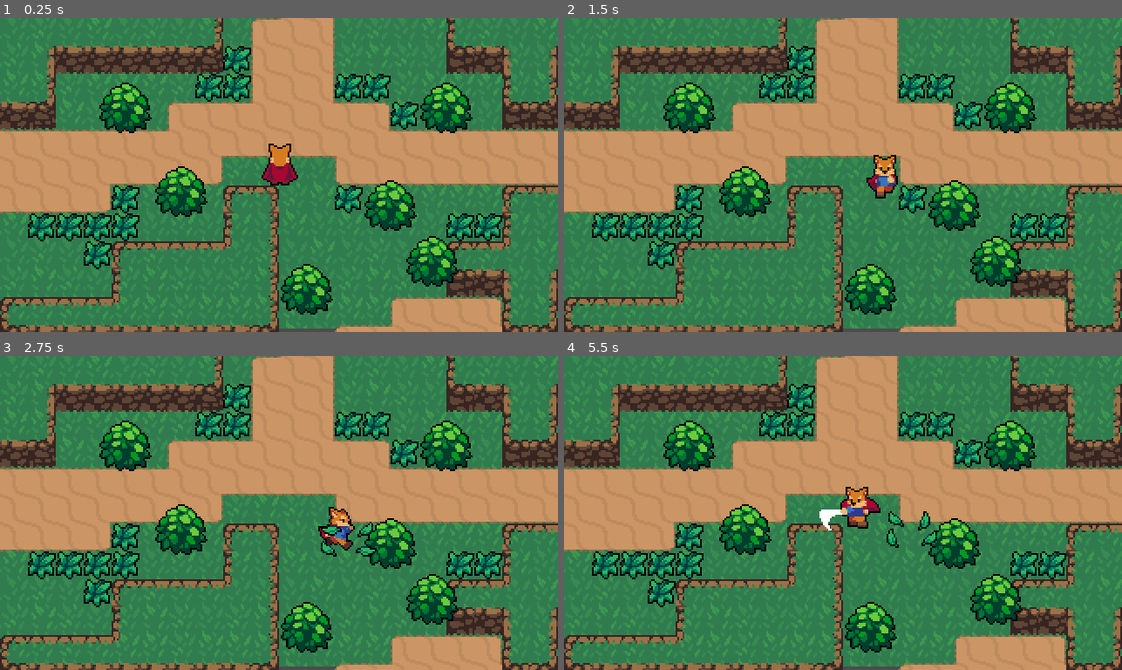
Above: before the commit, frames 1-4 (two rows, left to right).
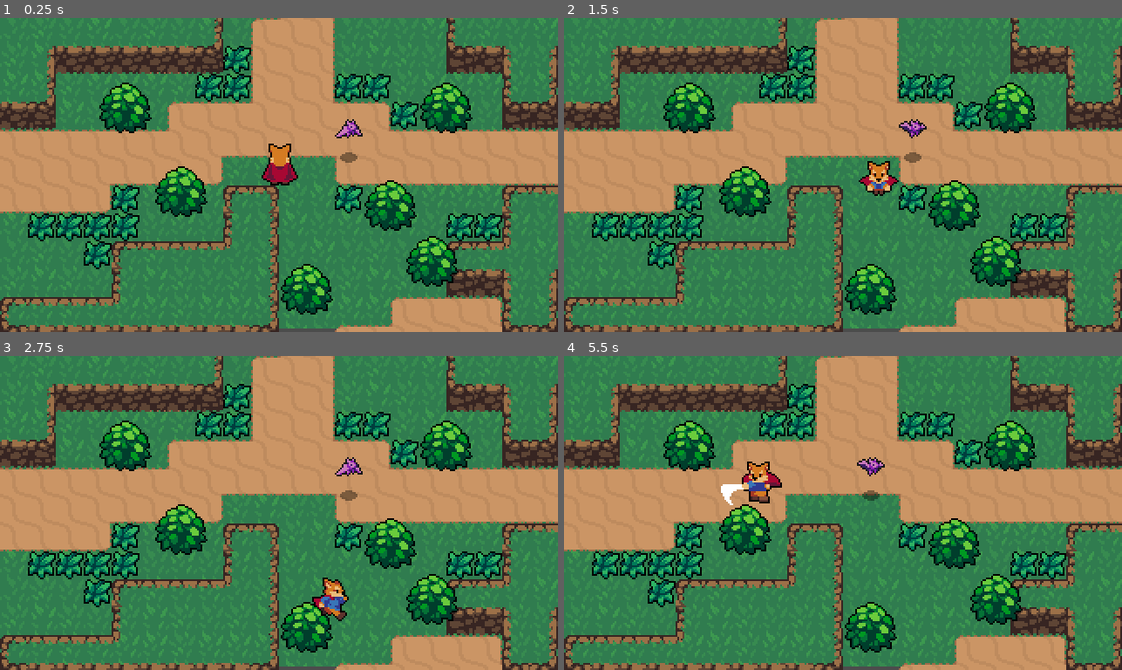
Above: after the commit, the same moments.

Repository: than-dev/action-rpg-game
Game: Godot game, scene res://scenes/World.tscn
The game is run twice, just before and just after one commit, with the same random seed, the same clock (stepped at 60 frames per second) and the same inputs.
Inputs:
- Up to frame 1 (0.25 s): no input
- Up to frame 2 (1.5 s): tap Enter at 0.5 s; hold Right (ui_right) 0.53-1.28 s; tap J (attack) at 0.6 s; tap R (roll, bound only after the commit) at 0.8, 1.35 s; hold Down (ui_down) from 1.28 s (still down)
- Up to frame 3 (2.75 s): tap J (attack) at 1.55, 2.1 s; release Down (ui_down) at 2.03 s; hold Right (ui_right) from 2.03 s (still down); tap R (roll, bound only after the commit) at 2.3 s
- Up to frame 4 (5.5 s): release Right (ui_right) at 2.78 s; hold Up (ui_up) 2.78-3.53 s; tap R (roll, bound only after the commit) at 2.85, 3.8, 4.35, 5.3 s; tap J (attack) at 3.05, 3.6, 4.55, 5.1 s; hold Left (ui_left) 3.53-5.03 s; hold Down (ui_down) from 5.03 s (still down)

The runs differ from the first frame. In frame 1, 0.2% of the frame differs, in the area x 60-65%, y 32-47%; in frame 2, 0.8%; in frame 3, 1.7%; in frame 4, 2.3%, in the area x 28-67%, y 32-63%.

Commit message:
feat: bat enemy + knockback

Diff:
--- a/project.godot
+++ b/project.godot
@@ -87,6 +87,11 @@
 , Object(InputEventKey,"resource_local_to_scene":false,"resource_name":"","device":0,"alt":false,"shift":false,"control":false,"meta":false,"command":false,"pressed":false,"scancode":32,"physical_scancode":0,"unicode":0,"echo":false,"script":null)
  ]
 }
+roll={
+"deadzone": 0.5,
+"events": [ Object(InputEventKey,"resource_local_to_scene":false,"resource_name":"","device":0,"alt":false,"shift":false,"control":false,"meta":false,"command":false,"pressed":false,"scancode":82,"physical_scancode":0,"unicode":0,"echo":false,"script":null)
+ ]
+}
 
 [layer_names]
 
@@ -94,6 +99,7 @@
 2d_physics/layer_2="Player"
 2d_physics/layer_3="PlayerHurtbox"
 2d_physics/layer_4="EnemyHurtbox"
+2d_physics/layer_5="Enemy"
 
 [mono]
 
--- /dev/null
+++ b/scenes/Bat.tscn
@@ -0,0 +1,69 @@
+[gd_scene load_steps=13 format=2]
+
+[ext_resource path="res://resources/Enemies/Bat.png" type="Texture" id=1]
+[ext_resource path="res://resources/Shadows/SmallShadow.png" type="Texture" id=2]
+[ext_resource path="res://scenes/overlap/Hurtbox.tscn" type="PackedScene" id=3]
+[ext_resource path="res://scripts/bat.gd" type="Script" id=4]
+
+[sub_resource type="AtlasTexture" id=1]
+atlas = ExtResource( 1 )
+region = Rect2( 0, 0, 16, 24 )
+
+[sub_resource type="AtlasTexture" id=2]
+atlas = ExtResource( 1 )
+region = Rect2( 16, 0, 16, 24 )
+
+[sub_resource type="AtlasTexture" id=3]
+atlas = ExtResource( 1 )
+region = Rect2( 32, 0, 16, 24 )
+
+[sub_resource type="AtlasTexture" id=4]
+atlas = ExtResource( 1 )
+region = Rect2( 48, 0, 16, 24 )
+
+[sub_resource type="AtlasTexture" id=5]
+atlas = ExtResource( 1 )
+region = Rect2( 64, 0, 16, 24 )
+
+[sub_resource type="SpriteFrames" id=6]
+animations = [ {
+"frames": [ SubResource( 1 ), SubResource( 2 ), SubResource( 3 ), SubResource( 4 ), SubResource( 5 ) ],
+"loop": true,
+"name": "fly",
+"speed": 10.0
+} ]
+
+[sub_resource type="CircleShape2D" id=7]
+radius = 4.0
+
+[sub_resource type="CapsuleShape2D" id=8]
+radius = 7.0
+height = 4.0
+
+[node name="Bat" type="KinematicBody2D"]
+collision_layer = 16
+script = ExtResource( 4 )
+
+[node name="Bat" type="AnimatedSprite" parent="."]
+frames = SubResource( 6 )
+animation = "fly"
+frame = 3
+playing = true
+offset = Vector2( 0, -12 )
+
+[node name="Shadow" type="Sprite" parent="."]
+texture = ExtResource( 2 )
+
+[node name="CollisionShape2D" type="CollisionShape2D" parent="."]
+shape = SubResource( 7 )
+
+[node name="Hurtbox" parent="." instance=ExtResource( 3 )]
+collision_layer = 8
+
+[node name="CollisionShape2D" parent="Hurtbox" index="0"]
+position = Vector2( 0, -13 )
+shape = SubResource( 8 )
+
+[connection signal="area_entered" from="Hurtbox" to="." method="_on_hurtbox_area_entered"]
+
+[editable path="Hurtbox"]
--- a/scenes/Player.tscn
+++ b/scenes/Player.tscn
@@ -1,8 +1,9 @@
-[gd_scene load_steps=41 format=2]
+[gd_scene load_steps=53 format=2]
 
 [ext_resource path="res://scripts/player.gd" type="Script" id=1]
 [ext_resource path="res://resources/Player/Player.png" type="Texture" id=2]
 [ext_resource path="res://scenes/overlap/Hitbox.tscn" type="PackedScene" id=3]
+[ext_resource path="res://scripts/sword-hitbox.gd" type="Script" id=4]
 
 [sub_resource type="CapsuleShape2D" id=1]
 radius = 4.0
@@ -317,6 +318,126 @@
 "transitions": PoolRealArray( 1 ),
 "update": 1,
 "values": [ 6 ]
+}
+
+[sub_resource type="Animation" id=38]
+resource_name = "roll-down"
+length = 0.5
+tracks/0/type = "value"
+tracks/0/path = NodePath("Sprite:frame")
+tracks/0/interp = 1
+tracks/0/loop_wrap = true
+tracks/0/imported = false
+tracks/0/enabled = true
+tracks/0/keys = {
+"times": PoolRealArray( 0, 0.1, 0.2, 0.3, 0.4 ),
+"transitions": PoolRealArray( 1, 1, 1, 1, 1 ),
+"update": 1,
+"values": [ 55, 56, 57, 58, 59 ]
+}
+tracks/1/type = "method"
+tracks/1/path = NodePath(".")
+tracks/1/interp = 1
+tracks/1/loop_wrap = true
+tracks/1/imported = false
+tracks/1/enabled = true
+tracks/1/keys = {
+"times": PoolRealArray( 0.5 ),
+"transitions": PoolRealArray( 1 ),
+"values": [ {
+"args": [  ],
+"method": "roll_animation_finished"
+} ]
+}
+
+[sub_resource type="Animation" id=39]
+resource_name = "roll-left"
+length = 0.5
+tracks/0/type = "value"
+tracks/0/path = NodePath("Sprite:frame")
+tracks/0/interp = 1
+tracks/0/loop_wrap = true
+tracks/0/imported = false
+tracks/0/enabled = true
+tracks/0/keys = {
+"times": PoolRealArray( 0, 0.1, 0.2, 0.3, 0.4 ),
+"transitions": PoolRealArray( 1, 1, 1, 1, 1 ),
+"update": 1,
+"values": [ 50, 51, 52, 53, 54 ]
+}
+tracks/1/type = "method"
+tracks/1/path = NodePath(".")
+tracks/1/interp = 1
+tracks/1/loop_wrap = true
+tracks/1/imported = false
+tracks/1/enabled = true
+tracks/1/keys = {
+"times": PoolRealArray( 0.5 ),
+"transitions": PoolRealArray( 1 ),
+"values": [ {
+"args": [  ],
+"method": "roll_animation_finished"
+} ]
+}
+
+[sub_resource type="Animation" id=41]
+resource_name = "roll-right"
+length = 0.5
+tracks/0/type = "value"
+tracks/0/path = NodePath("Sprite:frame")
+tracks/0/interp = 1
+tracks/0/loop_wrap = true
+tracks/0/imported = false
+tracks/0/enabled = true
+tracks/0/keys = {
+"times": PoolRealArray( 0, 0.1, 0.2, 0.3, 0.4 ),
+"transitions": PoolRealArray( 1, 1, 1, 1, 1 ),
+"update": 1,
+"values": [ 40, 41, 42, 43, 44 ]
+}
+tracks/1/type = "method"
+tracks/1/path = NodePath(".")
+tracks/1/interp = 1
+tracks/1/loop_wrap = true
+tracks/1/imported = false
+tracks/1/enabled = true
+tracks/1/keys = {
+"times": PoolRealArray( 0.5 ),
+"transitions": PoolRealArray( 1 ),
+"values": [ {
+"args": [  ],
+"method": "roll_animation_finished"
+} ]
+}
+
+[sub_resource type="Animation" id=40]
+resource_name = "roll-up"
+step = 0.5
+tracks/0/type = "value"
+tracks/0/path = NodePath("Sprite:frame")
+tracks/0/interp = 1
+tracks/0/loop_wrap = true
+tracks/0/imported = false
+tracks/0/enabled = true
+tracks/0/keys = {
+"times": PoolRealArray( 0, 0.1, 0.2, 0.3, 0.4 ),
+"transitions": PoolRealArray( 1, 1, 1, 1, 1 ),
+"update": 1,
+"values": [ 45, 46, 47, 48, 49 ]
+}
+tracks/1/type = "method"
+tracks/1/path = NodePath(".")
+tracks/1/interp = 1
+tracks/1/loop_wrap = true
+tracks/1/imported = false
+tracks/1/enabled = true
+tracks/1/keys = {
+"times": PoolRealArray( 0.5 ),
+"transitions": PoolRealArray( 1 ),
+"values": [ {
+"args": [  ],
+"method": "roll_animation_finished"
+} ]
 }
 
 [sub_resource type="Animation" id=6]
@@ -437,6 +558,30 @@
 blend_point_4/node = SubResource( 17 )
 blend_point_4/pos = Vector2( 0, -1 )
 
+[sub_resource type="AnimationNodeAnimation" id=42]
+animation = "roll-left"
+
+[sub_resource type="AnimationNodeAnimation" id=43]
+animation = "roll-up"
+
+[sub_resource type="AnimationNodeAnimation" id=44]
+animation = "roll-down"
+
+[sub_resource type="AnimationNodeAnimation" id=45]
+animation = "roll-right"
+
+[sub_resource type="AnimationNodeBlendSpace2D" id=46]
+blend_point_0/node = SubResource( 42 )
+blend_point_0/pos = Vector2( -1, 0 )
+blend_point_1/node = SubResource( 43 )
+blend_point_1/pos = Vector2( 0, -1 )
+blend_point_2/node = SubResource( 44 )
+blend_point_2/pos = Vector2( 0, 1 )
+blend_point_3/node = SubResource( 45 )
+blend_point_3/pos = Vector2( 1, 0 )
+min_space = Vector2( -1, -1.1 )
+max_space = Vector2( 1, 1.1 )
+
 [sub_resource type="AnimationNodeAnimation" id=19]
 animation = "run down"
 
@@ -469,15 +614,22 @@
 
 [sub_resource type="AnimationNodeStateMachineTransition" id=36]
 
+[sub_resource type="AnimationNodeStateMachineTransition" id=47]
+
+[sub_resource type="AnimationNodeStateMachineTransition" id=48]
+
 [sub_resource type="AnimationNodeStateMachine" id=11]
 states/attack/node = SubResource( 34 )
 states/attack/position = Vector2( 69, 144 )
 states/idle/node = SubResource( 18 )
 states/idle/position = Vector2( 69, 71 )
+states/roll/node = SubResource( 46 )
+states/roll/position = Vector2( 69, -5 )
 states/run/node = SubResource( 23 )
 states/run/position = Vector2( 227, 71 )
-transitions = [ "idle", "run", SubResource( 24 ), "run", "idle", SubResource( 25 ), "idle", "attack", SubResource( 35 ), "attack", "idle", SubResource( 36 ) ]
+transitions = [ "idle", "run", SubResource( 24 ), "run", "idle", SubResource( 25 ), "idle", "attack", SubResource( 35 ), "attack", "idle", SubResource( 36 ), "roll", "idle", SubResource( 47 ), "idle", "roll", SubResource( 48 ) ]
 start_node = "idle"
+graph_offset = Vector2( -9, -41 )
 
 [sub_resource type="AnimationNodeStateMachinePlayback" id=12]
 
@@ -511,6 +663,10 @@
 "anims/idle left" = SubResource( 9 )
 "anims/idle right" = SubResource( 7 )
 "anims/idle up" = SubResource( 8 )
+anims/roll-down = SubResource( 38 )
+anims/roll-left = SubResource( 39 )
+anims/roll-right = SubResource( 41 )
+anims/roll-up = SubResource( 40 )
 "anims/run down" = SubResource( 6 )
 "anims/run left" = SubResource( 3 )
 "anims/run right" = SubResource( 4 )
@@ -522,11 +678,11 @@
 parameters/playback = SubResource( 12 )
 parameters/attack/blend_position = Vector2( 0, 0 )
 parameters/idle/blend_position = Vector2( 0, -0.0172414 )
+parameters/roll/blend_position = Vector2( 0.00336134, -0.00252867 )
 parameters/run/blend_position = Vector2( -0.00168067, -0.0172414 )
 
 [node name="HitboxPivot" type="Position2D" parent="."]
 position = Vector2( 0, -4 )
-rotation = 1.5708
 __meta__ = {
 "_gizmo_extents_": 8.0
 }
@@ -534,6 +690,7 @@
 [node name="SwordHitbox" parent="HitboxPivot" instance=ExtResource( 3 )]
 position = Vector2( 15, 0 )
 collision_mask = 8
+script = ExtResource( 4 )
 
 [node name="CollisionShape2D" parent="HitboxPivot/SwordHitbox" index="0"]
 scale = Vector2( 1.00339, 0.998747 )
--- a/scenes/World.tscn
+++ b/scenes/World.tscn
@@ -6,6 +6,7 @@
 [ext_resource path="res://resources/World/DirtTileset.png" type="Texture" id=4]
 [ext_resource path="res://resources/World/CliffTileset.png" type="Texture" id=5]
 [ext_resource path="res://scenes/Grass.tscn" type="PackedScene" id=6]
+[ext_resource path="res://scenes/Bat.tscn" type="PackedScene" id=7]
 
 [sub_resource type="TileSet" id=1]
 0/name = "DirtTileset.png 0"
@@ -582,3 +583,6 @@
 
 [node name="Grass15" parent="YSort/Grasses" instance=ExtResource( 6 )]
 position = Vector2( 208, 32 )
+
+[node name="Bat" parent="YSort" instance=ExtResource( 7 )]
+position = Vector2( 200, 80 )
--- /dev/null
+++ b/scripts/bat.gd
@@ -0,0 +1,11 @@
+extends KinematicBody2D
+
+var knockback = Vector2.ZERO;
+
+func _physics_process(delta):
+	knockback = knockback.move_toward(Vector2.ZERO, 200 * delta);
+	knockback = move_and_slide(knockback);
+
+# collision
+func _on_hurtbox_area_entered(area):
+	knockback = area.knockback_vector * 100;
--- a/scripts/grass.gd
+++ b/scripts/grass.gd
@@ -2,9 +2,6 @@
 
 # paths
 var grass_effect_scene_path = "res://scenes/effects/Grass-Effect.tscn";
-
-#func _process(_delta):
-#	create_grass_effect();
 
 func create_grass_effect():
 	# grass effect scene
--- a/scripts/player.gd
+++ b/scripts/player.gd
@@ -2,6 +2,7 @@
 extends KinematicBody2D
 
 const ACCELERATION = 500;
+const ROLL_SPEED = 100;
 const MAX_SPEED = 80;
 const FRICTION = 500;
 
@@ -16,15 +17,19 @@
 # vector.zero = initial postion in scene vector (0, 0)
 var velocity = Vector2.ZERO;
 
+var roll_vector = Vector2.ZERO;
+
 # onready "propertie" is a shortcut to godot function _ready;
 onready var animation_player = $AnimationPlayer;
 onready var animation_tree = $AnimationTree;
 
 onready var animation_state = animation_tree.get("parameters/playback");
 
+onready var sword_hitbox = $HitboxPivot/SwordHitbox;
+
 func _ready():
 	animation_tree.active = true
-
+	sword_hitbox.knockback_vector = roll_vector;
 
 func move_state(delta: float):
 	var input_vector = Vector2.ZERO;
@@ -34,9 +39,13 @@
 
 	# if there is movement input
 	if(input_vector != Vector2.ZERO):
+		roll_vector = input_vector;
+		sword_hitbox.knockback_vector = input_vector;
+
+		animation_tree.set("parameters/attack/blend_position", input_vector);
 		animation_tree.set("parameters/idle/blend_position", input_vector);
+		animation_tree.set("parameters/roll/blend_position", input_vector);
 		animation_tree.set("parameters/run/blend_position", input_vector);
-		animation_tree.set("parameters/attack/blend_position", input_vector);
 
 		animation_state.travel("run");
 
@@ -47,19 +56,26 @@
 		# setting desaceleration when stop to input any movement
 		velocity = velocity.move_toward(Vector2.ZERO, FRICTION * delta);
 
-	# move
-	velocity = move_and_slide(velocity);
+	move()
 
 	if(Input.is_action_just_pressed("attack")):
 		velocity = Vector2.ZERO;
 		state = ATTACK;
+
+	if(Input.is_action_just_pressed("roll")):
+		state = ROLL;
 
 
 func attack_state(delta: float):
 	animation_state.travel("attack");
 
 func roll_state(delta: float):
-	print('rolling')
+	velocity = roll_vector * ROLL_SPEED;
+
+	animation_state.travel("roll");
+
+	move()
+
 
 # set physics actions and behavior (exec each frame)
 func _physics_process(delta):
@@ -72,5 +88,12 @@
 				attack_state(delta);
 
 
+func move():
+	velocity = move_and_slide(velocity);
+
 func attack_animation_finished():
-	state = MOVE
+	state = MOVE;
+
+func roll_animation_finished():
+	velocity /= 2;
+	state = MOVE;
--- /dev/null
+++ b/scripts/sword-hitbox.gd
@@ -0,0 +1,3 @@
+extends Area2D
+
+var knockback_vector = Vector2.ZERO;
Not shown, changed: .mono/metadata/ide_messaging_meta.txt
Not shown: 1 places in scenes/World.tscn that only renumber resources
